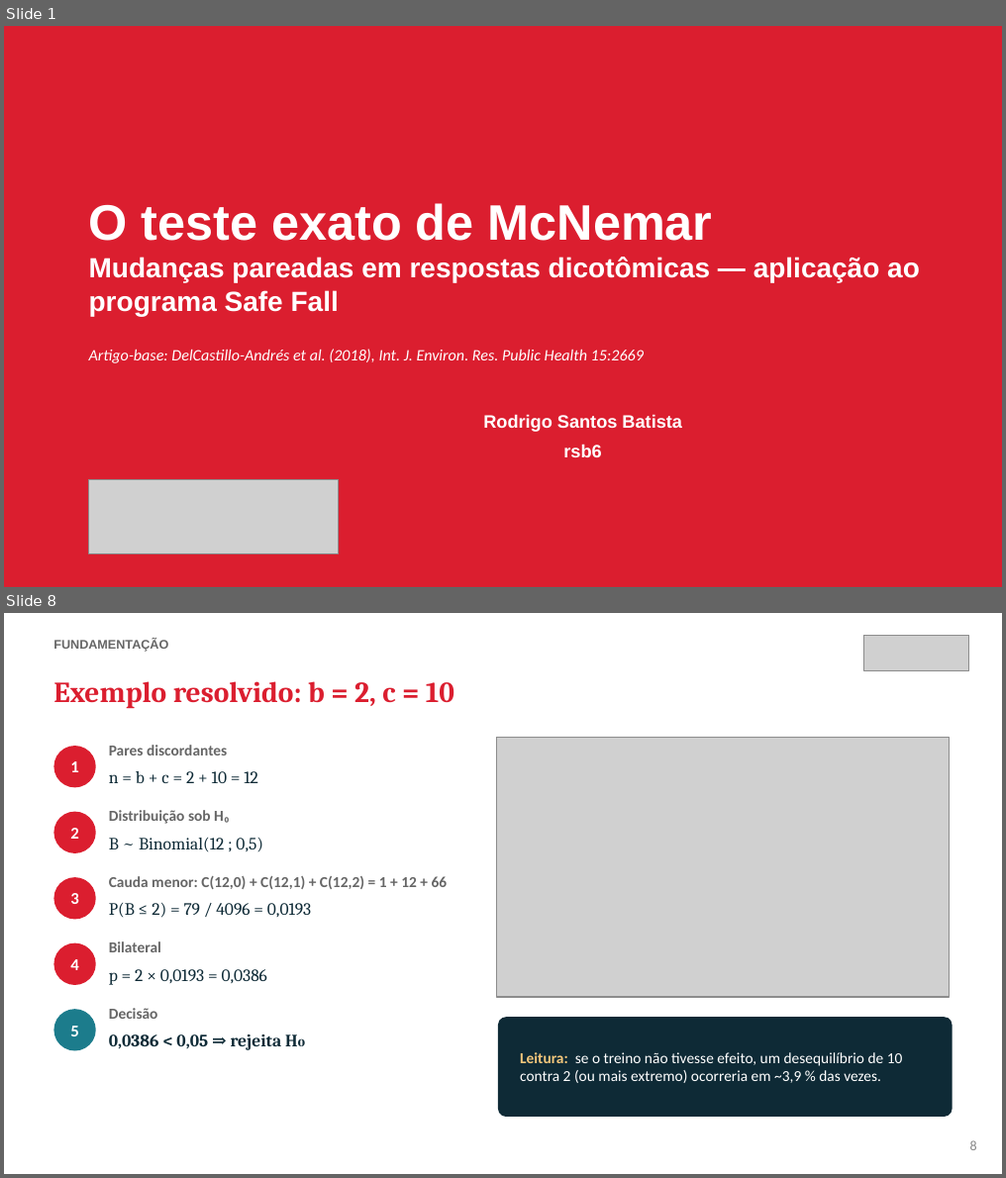
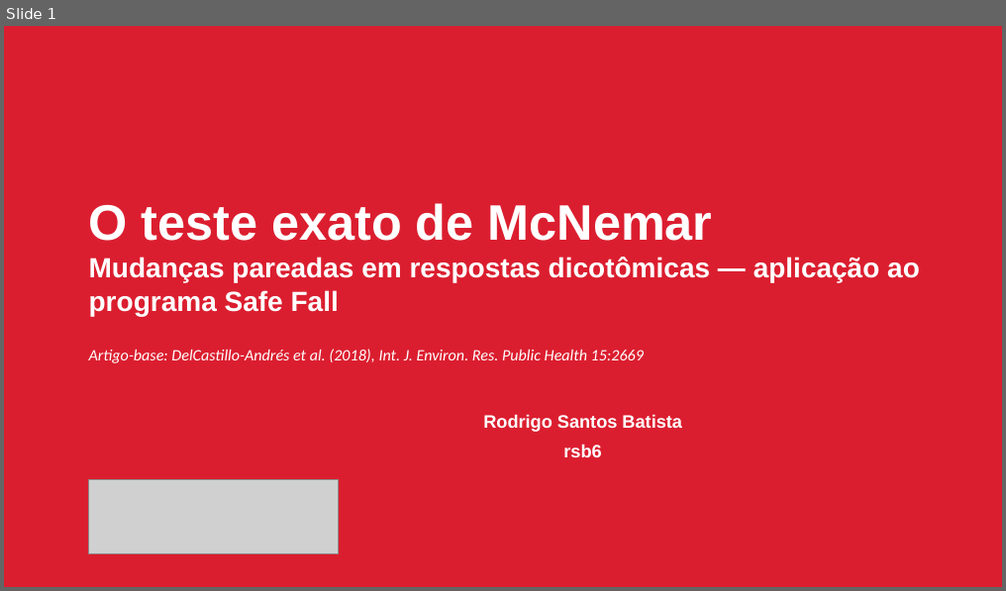
Before and after one commit to RodrigoSantosB/mcnemar-safe-fall, a slide deck: slides/apresentacao_mcnemar_safe_fall.pptx. Shown one above the other, each under a label of ours: slides 1 and 8 before the commit, slide 1 after it; the slides between them are not shown. The pictures are 1006x1178 and 1006x591 pixels, drawn with LibreOffice and Linux fonts; fonts in the diff are those of the drawing; grey boxes stand for pictures. Boxes give left, top, right and bottom in pixels: in the first picture for what was removed or moved away, otherwise in the second. Text is boxed around its words. In the diff, an @@ line names an element or a change of style, - is before the commit and + after.

```diff
--- a/slides/apresentacao_mcnemar_safe_fall.pptx
+++ b/slides/apresentacao_mcnemar_safe_fall.pptx
@@ slide 8 removed at [4,613,1002,1174], background #FFFFFF @@
@@ text removed at [54,639,168,652] @@
-FUNDAMENTAÇÃO
@@ picture removed at [864,635,969,670] @@
@@ text removed at [54,681,454,709] @@
-Exemplo resolvido: b = 2, c = 10
@@ ellipse removed at [54,746,96,787] @@
-1
@@ text removed at [109,745,227,756] @@
-Pares discordantes
@@ picture removed at [496,738,948,997] @@
@@ text removed at [109,771,258,783] @@
-n = b + c = 2 + 10 = 12
@@ ellipse removed at [54,812,96,854] @@
-2
@@ text removed at [109,810,230,824] @@
-Distribuição sob H₀
@@ text removed at [109,838,263,852] @@
-B ~ Binomial(12 ; 0,5)
@@ ellipse removed at [54,877,96,919] @@
-3
@@ text removed at [109,876,448,889] @@
-Cauda menor: C(12,0) + C(12,1) + C(12,2) = 1 + 12 + 66
@@ text removed at [109,903,311,918] @@
-P(B ≤ 2) = 79 / 4096 = 0,0193
@@ ellipse removed at [54,944,96,985] @@
-4
@@ text removed at [109,942,161,953] @@
-Bilateral
@@ text removed at [109,969,267,985] @@
-p = 2 × 0,0193 = 0,0386
@@ ellipse removed at [54,1009,96,1052] @@
-5
@@ text removed at [109,1008,158,1019] @@
-Decisão
@@ rounded rectangle removed at [498,1017,952,1117] @@
@@ text removed at [109,1035,282,1051] @@
-0,0386 < 0,05 ⇒ rejeita H₀
@@ text removed at [520,1053,903,1083] @@
-Leitura: se o treino não tivesse efeito, um desequilíbrio de 10 contra 2 (ou mais extremo) ocorreria em ~3,9 % das vezes.
@@ text removed at [970,1141,977,1151] @@
-8
```
Also in this commit, not shown: 16 slides changed, 14 slides added, 8 other slides removed, 49 other files.
